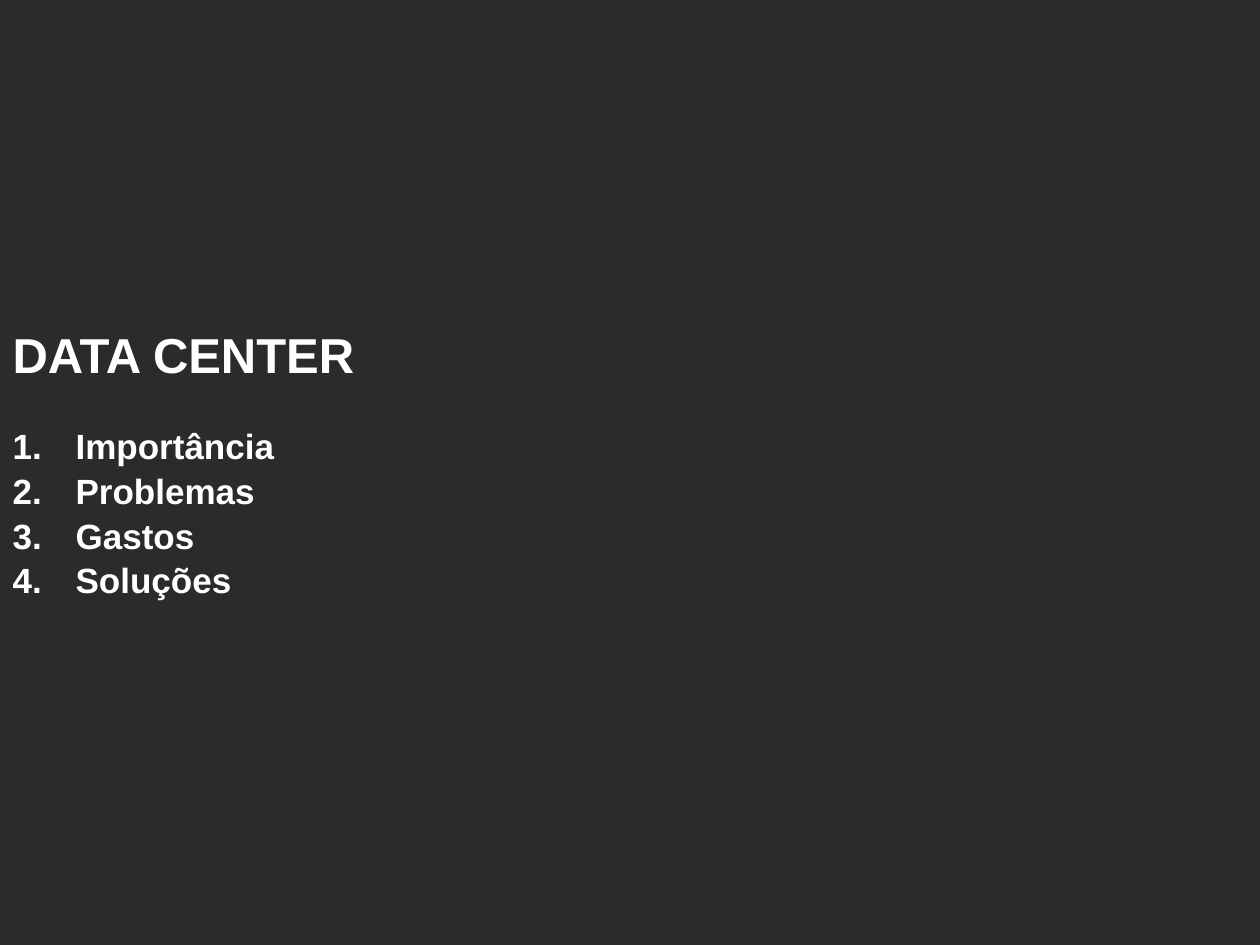
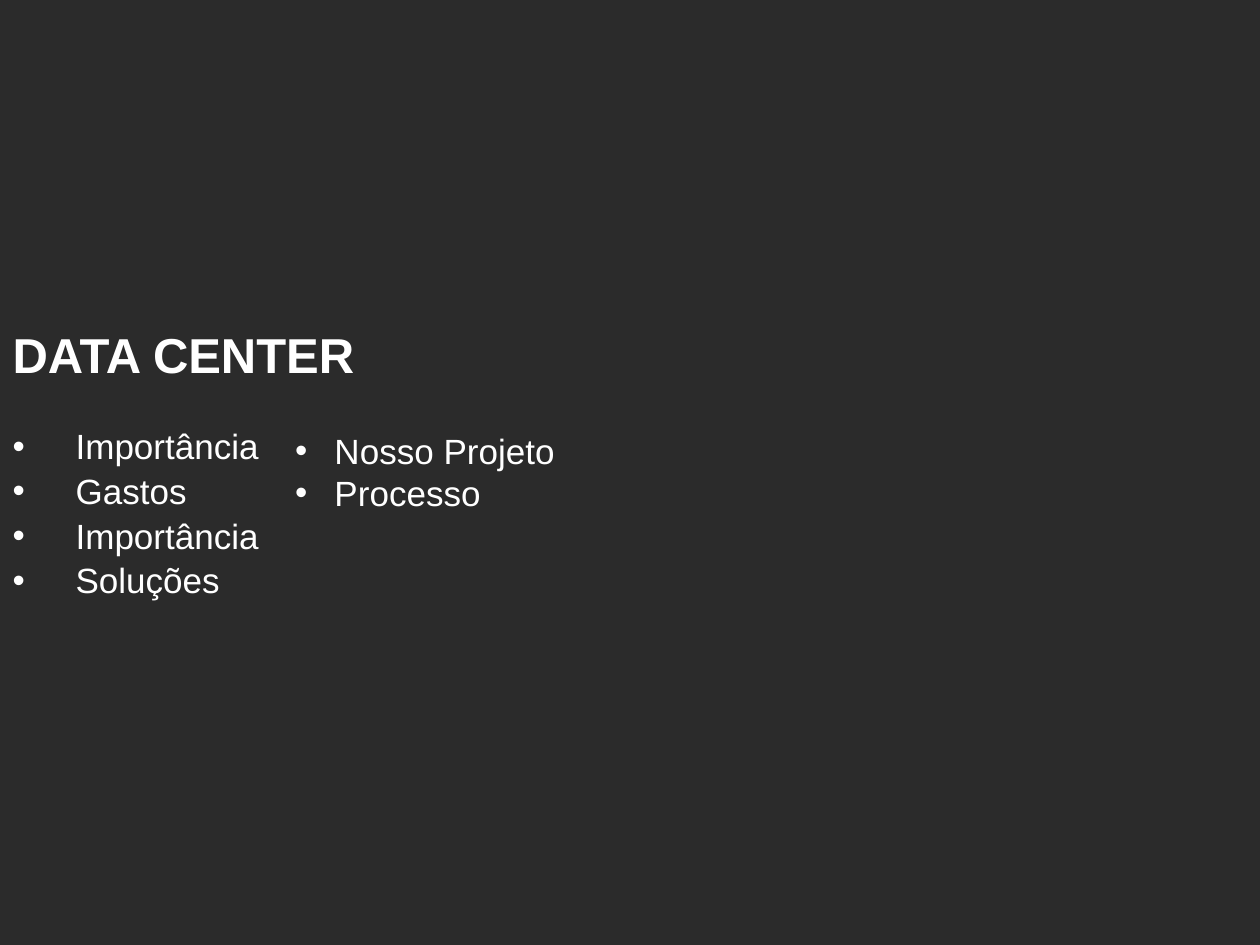
Before and after one commit to viniciushcano/PI-1o-semestre, a slide deck: slide 1 of ppt/DataCenter.pptx. Drawn at 1260x945 pixels with LibreOffice and Linux fonts; fonts in the diff are those of the drawing; background and template pictures are left out; a plain dark background stands for a picture behind light text. Boxes give left, top, right and bottom in pixels: in the first picture for what was removed or moved away, otherwise in the second. Text is boxed around its words. In the diff, an @@ line names an element or a change of style, - is before the commit and + after.

```diff
--- a/ppt/DataCenter.pptx
+++ b/ppt/DataCenter.pptx
@@ subtitle at (76, 433, 259, 600): bold off in "Importância", "Gastos", "Soluções"; bullet 1. to • @@
@@ text added at (334, 438, 555, 507), 20 pt, text #FFFFFF @@
+• Nosso Projeto
+• Processo
@@ subtitle at (76, 478, 255, 505): paragraph removed @@
-2. Problemas
@@ subtitle at (76, 523, 259, 555): paragraph added @@
+• Importância
```
Also in this commit, not shown: 3 other slides changed, 1 slide removed.
